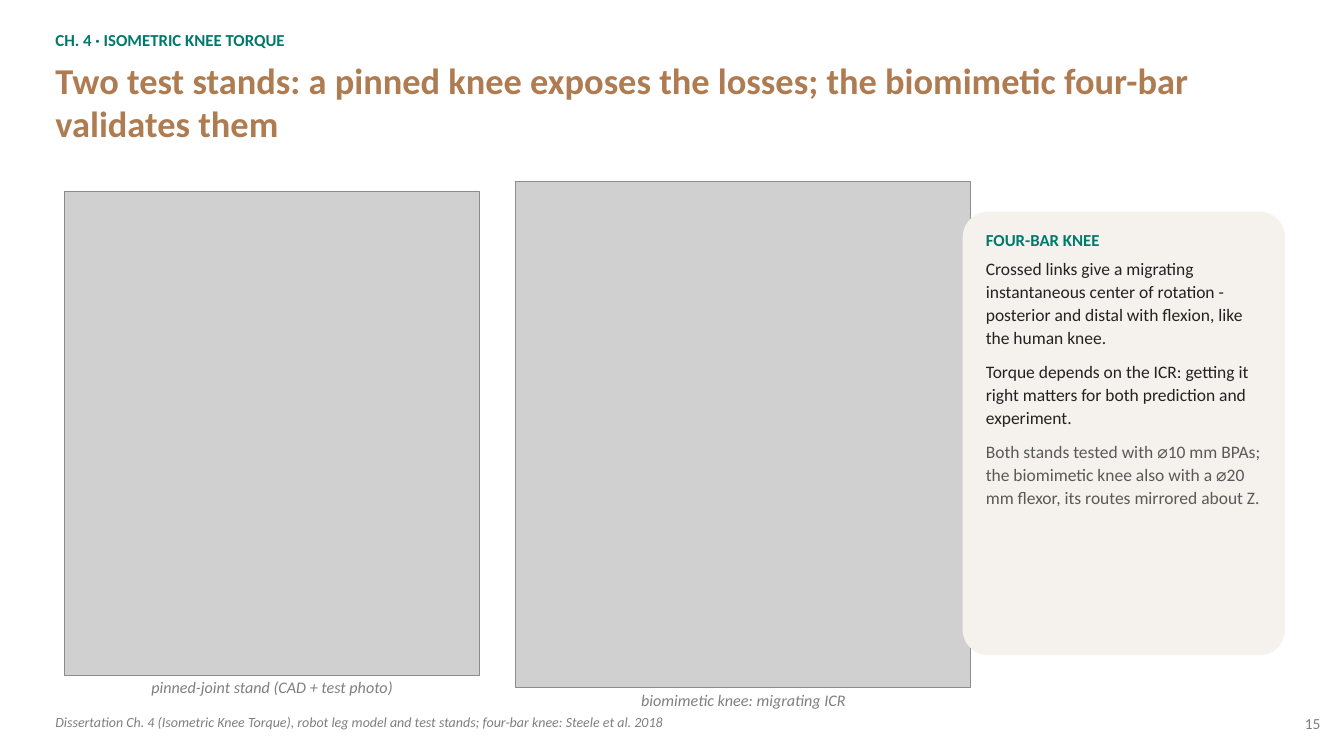
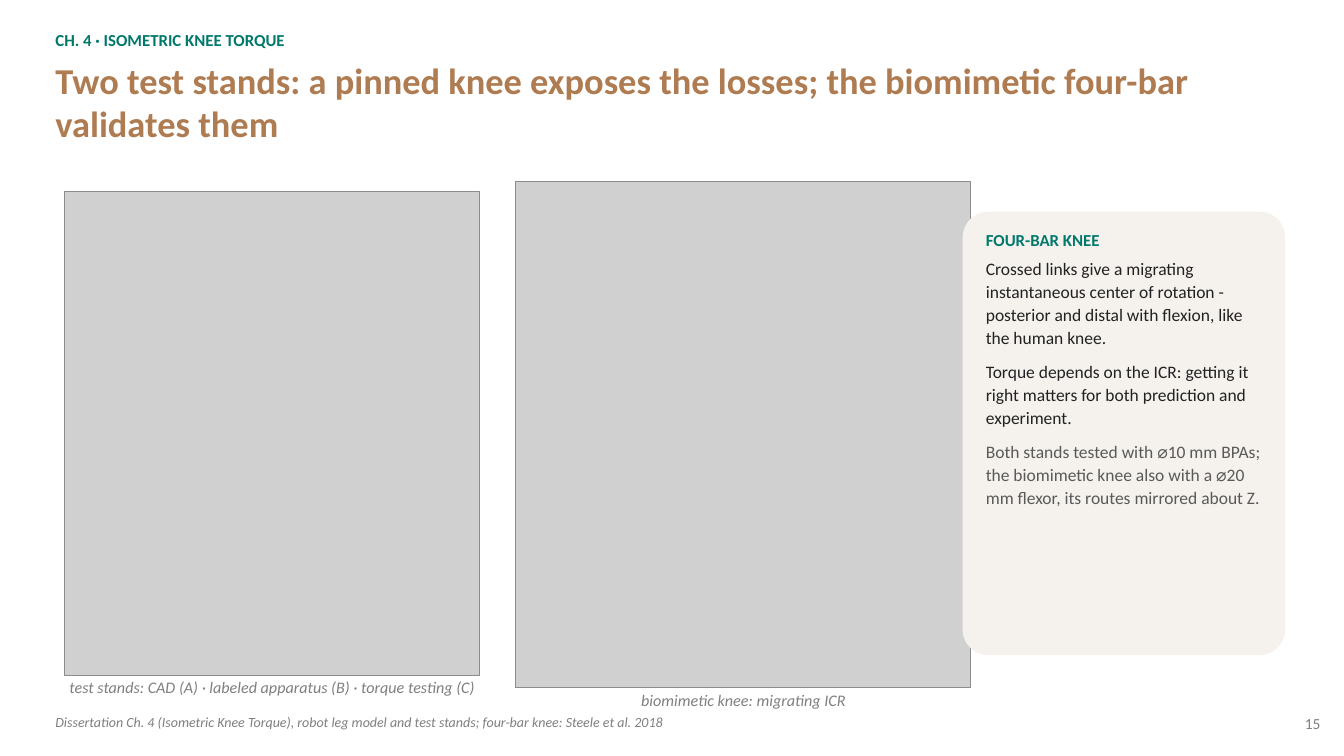
Before and after one commit to Agile-and-Adaptive-Robotics/Bipedal_Robot, a slide deck: slide 15 of Documentation/Reports and Papers/Dissertation/Defense/Bolen_Dissertation_Defense.pptx. Drawn at 1344x756 pixels with LibreOffice and Linux fonts; fonts in the diff are those of the drawing; grey boxes stand for pictures. Boxes give left, top, right and bottom in pixels: in the first picture for what was removed or moved away, otherwise in the second. Text is boxed around its words. In the diff, an @@ line names an element or a change of style, - is before the commit and + after.

Commit message:
dissertation defense and iso torque paper

```diff
--- a/Documentation/Reports and Papers/Dissertation/Defense/Bolen_Dissertation_Defense.pptx
+++ b/Documentation/Reports and Papers/Dissertation/Defense/Bolen_Dissertation_Defense.pptx
@@ text at <box>69,681,474,696</box>: text changed @@
-pinned-joint stand (CAD + test photo)
+test stands: CAD (A) · labeled apparatus (B) · torque testing (C)
```
Also in this commit, not shown: 8 other slides changed, 21 other files.
